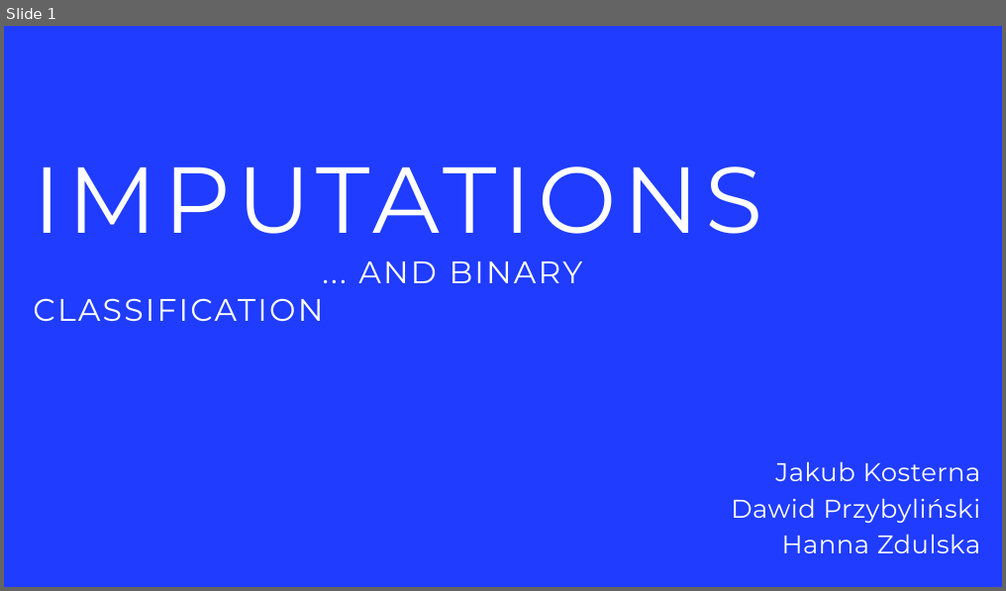
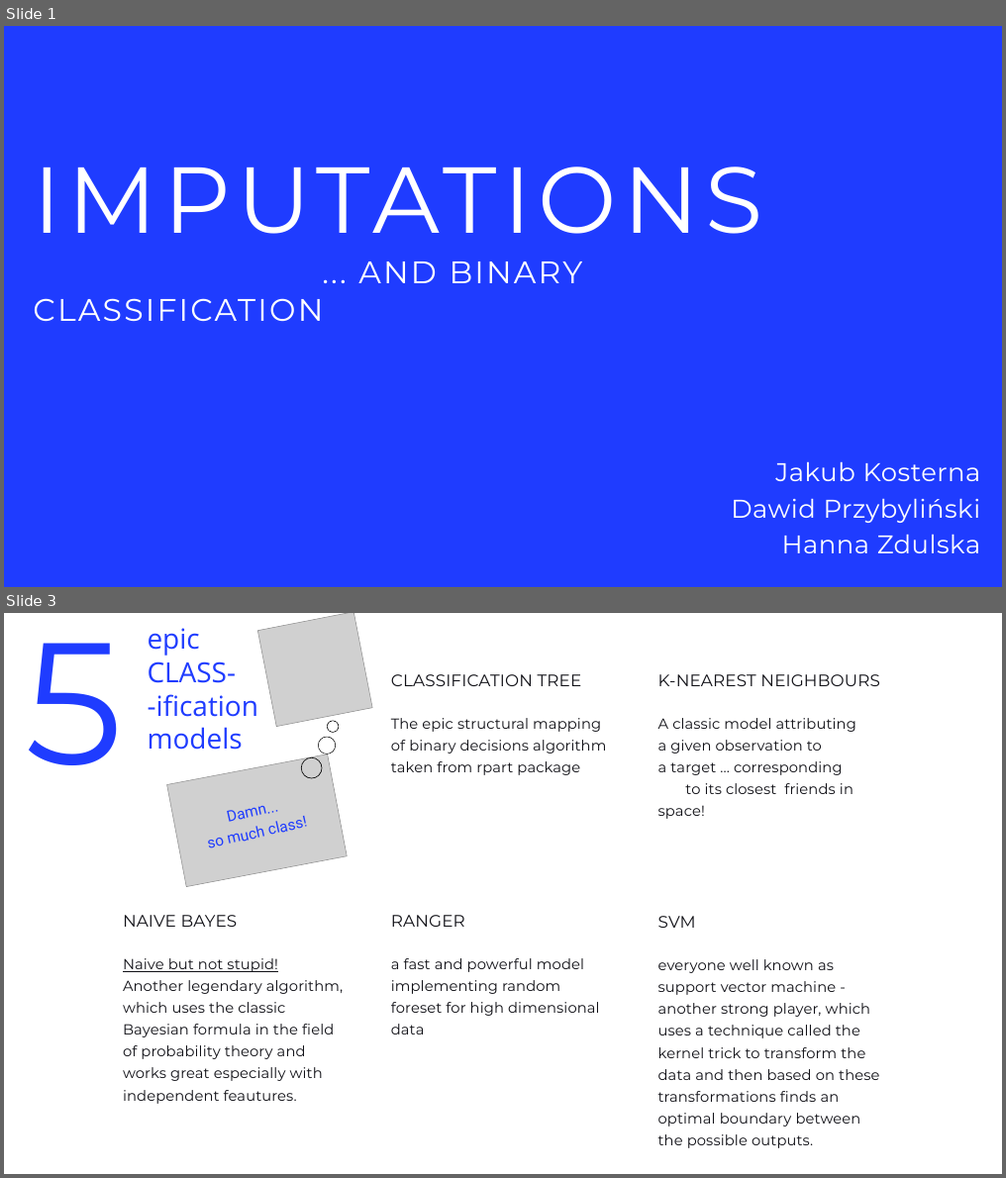
Before and after one commit to Kostee/WB-2020-softImpute-Team, a slide deck: friday_presentation.pptx. Shown one above the other, each under a label of ours: slide 1 before the commit, slides 1 and 3 after it; the slides between them are not shown. The pictures are 1006x591 and 1006x1178 pixels, drawn with LibreOffice and Linux fonts; fonts in the diff are those of the drawing; grey boxes stand for pictures; background and template pictures are left out. Boxes give left, top, right and bottom in pixels: in the first picture for what was removed or moved away, otherwise in the second. Text is boxed around its words. In the diff, an @@ line names an element or a change of style, - is before the commit and + after.

```diff
--- a/friday_presentation.pptx
+++ b/friday_presentation.pptx
@@ slide 3 added at (4,613,1002,1174), background picture (left out) @@
@@ text added at (148,628,258,750), 40 pt, text #1F3CFF @@
+epic
+CLASS-
+-ification
+models
@@ picture added at (258,613,372,727) @@
@@ text added at (26,643,124,765), 250 pt, text #1F3CFF @@
+5
@@ text added at (148,662,237,683), 22 pt, text #1F3CFF @@
+Damn...
+so much class!
@@ text added at (391,674,582,686), 24 pt, text #111117 @@
+CLASSIFICATION TREE
@@ text added at (658,674,879,686), 24 pt, text #111117 @@
+K-NEAREST NEIGHBOURS
@@ freeform shape added at (327,720,339,732), fill #000000 @@
@@ text added at (391,718,606,775), 21 pt, text #111117 @@
+The epic structural mapping of binary decisions algorithm taken from rpart package
@@ text added at (658,718,856,794), 21 pt, text #111117 @@
+A classic model attributing a given observation to a target ... corresponding to its closest friends in space!
@@ picture added at (167,755,347,887) @@
@@ freeform shape added at (301,758,322,778), fill #000000 @@
@@ freeform shape added at (318,737,336,755), fill #000000 @@
@@ text added at (123,915,238,927), 24 pt, text #111117 @@
+NAIVE BAYES
@@ text added at (391,915,465,927), 24 pt, text #111117 @@
+RANGER
@@ text added at (658,916,696,928), 24 pt, text #111117 @@
+SVM
@@ text added at (123,959,343,1104), 21 pt, text #111117 @@
+Naive but not stupid!
+Another legendary algorithm, which uses the classic Bayesian formula in the field of probability theory and works great especially with independent feautures.
@@ text added at (391,959,600,1035), 21 pt, text #111117 @@
+a fast and powerful model implementing random foreset for high dimensional data
@@ text added at (658,959,879,1149), 21 pt, text #111117 @@
+everyone well known as support vector machine - another strong player, which uses a technique called the kernel trick to transform the data and then based on these transformations finds an optimal boundary between the possible outputs.
```
Also in this commit, not shown: 2 slides changed, 2 other slides added, 4 other files.
